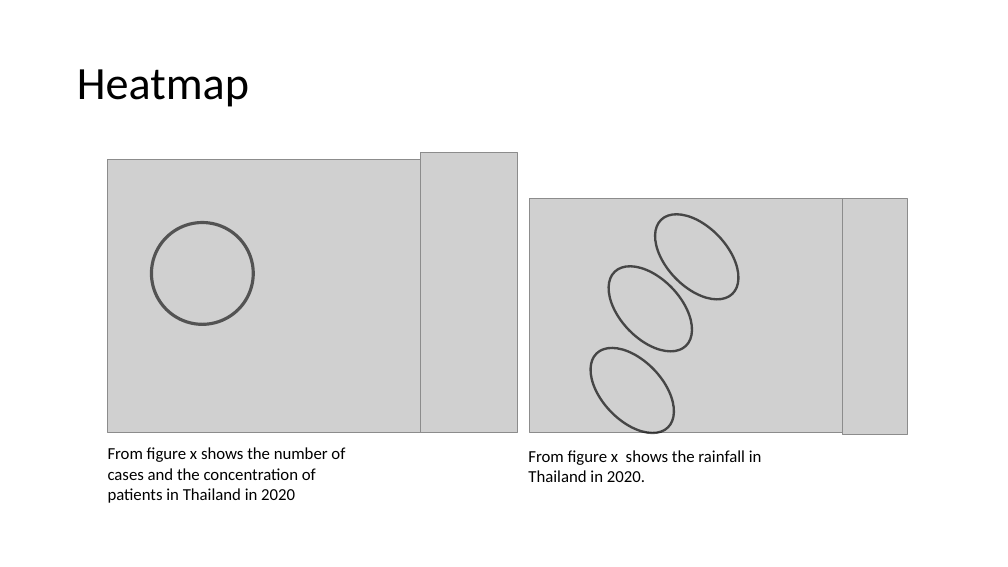
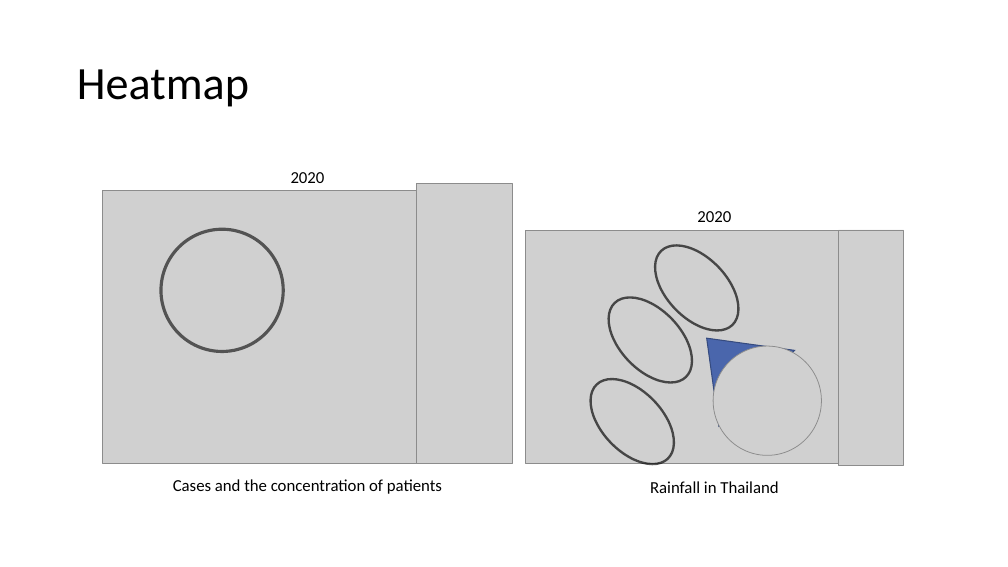
Before and after one commit to Phophism/python_project, a slide deck: slide 19 of Presentation.pptx (slide 23 before the commit). Drawn at 1008x567 pixels with LibreOffice and Linux fonts; fonts in the diff are those of the drawing; grey boxes stand for pictures. Boxes give left, top, right and bottom in pixels: in the first picture for what was removed or moved away, otherwise in the second. Text is boxed around its words. In the diff, an @@ line names an element or a change of style, - is before the commit and + after.

```diff
--- a/Presentation.pptx
+++ b/Presentation.pptx
@@ text added at [291,172,325,183], 16 pt, text #000000 @@
+2020
@@ 4 pictures: place and size @@
-4 pictures at [107,153,908,434]
+4 pictures at [103,184,904,465]
@@ ellipse: place and size @@
-ellipse at [151,222,253,324]
+ellipse at [161,229,284,352]
@@ text added at [697,211,731,222], 16 pt, text #000000 @@
+2020
@@ triangle added at [669,301,795,427], fill #4A66AC, outline #374B7F 1 pt @@
@@ picture added at [713,346,821,456] @@
@@ 3 ellipses: place and size @@
-3 ellipses at [575,199,755,448]
+3 ellipses at [575,230,755,480]
@@ text at [173,479,442,494]: text changed @@
-From figure x shows the number of cases and the concentration of patients in Thailand in 2020
+Cases and the concentration of patients
@@ text at [650,481,778,493]: text changed @@
-From figure x shows the rainfall in Thailand in 2020.
+Rainfall in Thailand
```
Also in this commit, not shown: 9 other slides changed, 4 slides removed.
